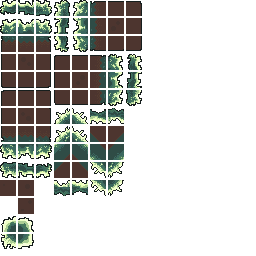
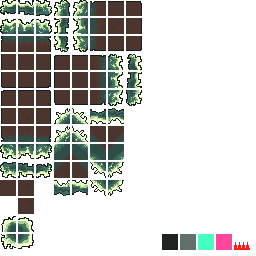
Layers edited between the first and the second w=256, h=256 image:
painted on "레이어 12 복사" over [162, 234, 250, 250]